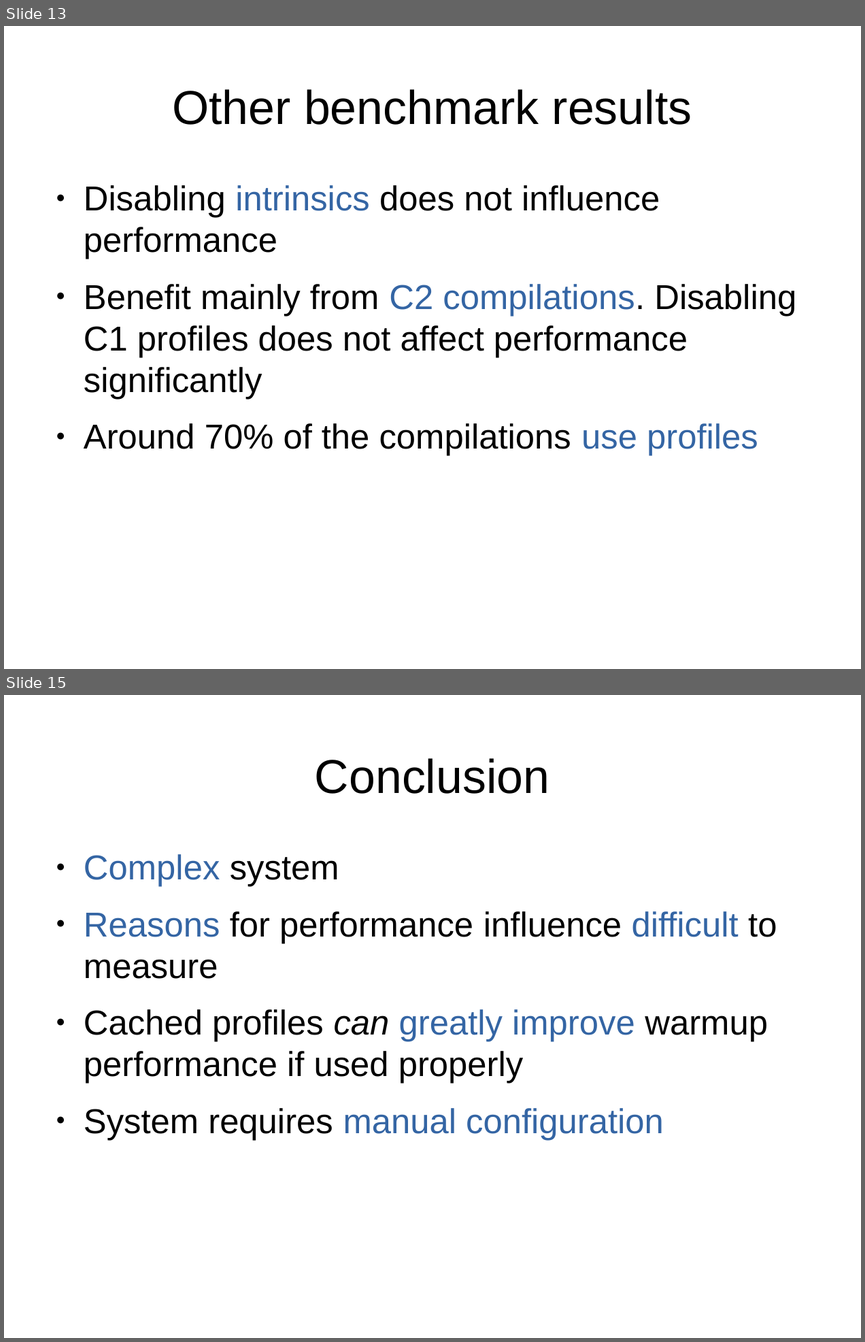
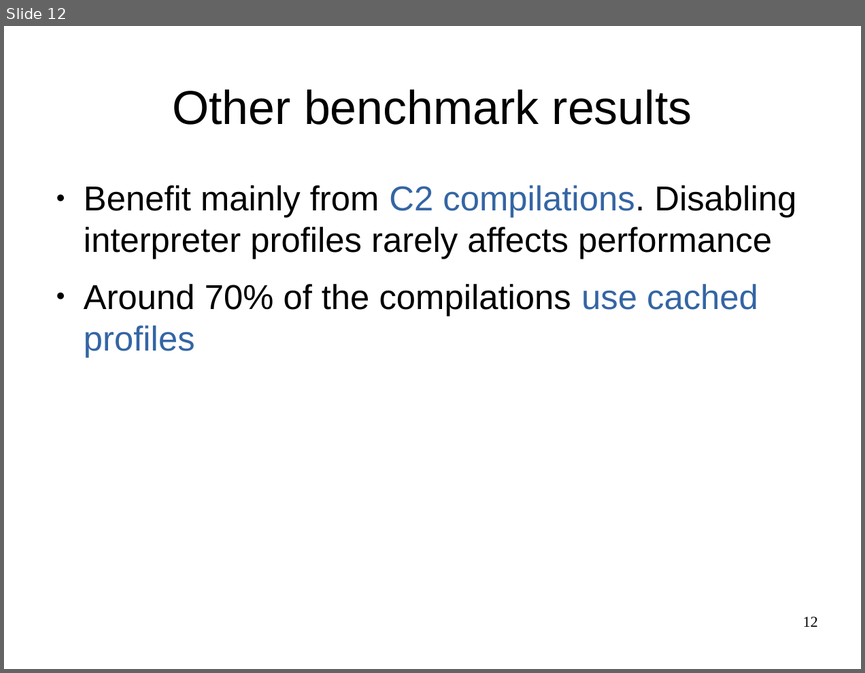
Before and after one commit to mohlerm/hotspot, a slide deck: presentation/profile_caching_mohlerm_presentation.odp. Shown one above the other, each under a label of ours: slides 13 and 15 before the commit, slide 12 after it; the slides between them are not shown. The pictures are 865x1342 and 865x673 pixels, drawn with LibreOffice and Linux fonts; fonts in the diff are those of the drawing. Boxes give left, top, right and bottom in pixels: in the first picture for what was removed or moved away, otherwise in the second. Text is boxed around its words. In the diff, an @@ line names an element or a change of style, - is before the commit and + after.

```diff
--- a/presentation/profile_caching_mohlerm_presentation.odp
+++ b/presentation/profile_caching_mohlerm_presentation.odp
@@ slide 15 removed at [4, 695, 861, 1338], background #FFFFFF @@
@@ title removed at [315, 758, 549, 794] @@
-Conclusion
@@ text removed at [84, 854, 776, 1140] @@
-● Complex system
-● Reasons for performance influence difficult to measure
-● Cached profiles can greatly improve warmup performance if used properly
-● System requires manual configuration
@@ what was slide 13 is now slide 12 @@
@@ slide 12 changed as well @@
@@ text at [84, 185, 796, 357]: text changed @@
-● Disabling intrinsics does not influence performance
-● Benefit mainly from C2 compilations. Disabling C1 profiles does not affect performance significantly
-● Around 70% of the compilations use profiles
+● Benefit mainly from C2 compilations. Disabling interpreter profiles rarely affects performance
+● Around 70% of the compilations use cached profiles
@@ page number added at [803, 616, 818, 626], 14 pt, text #000000 @@
+12
```
Also in this commit, not shown: 9 other slides changed, 12 slides added, 6 other slides removed, 37 other files.
